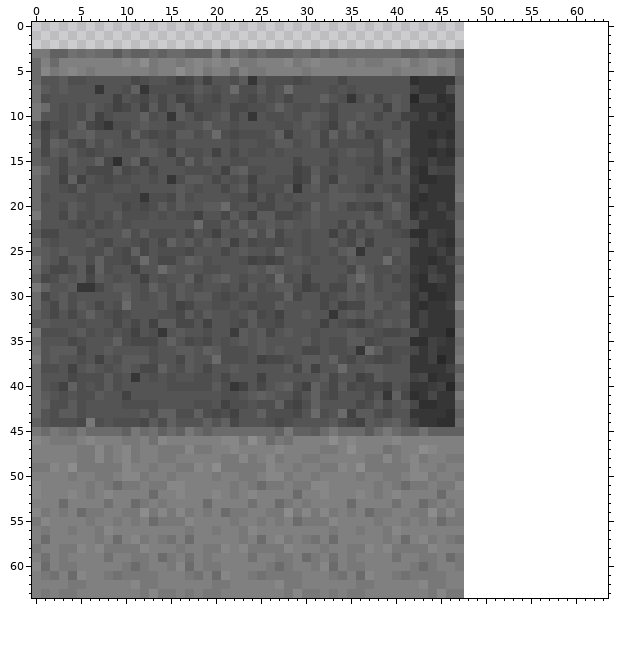
Pixel-art sprite: main/resources/worlds/roof_tilesheet.png. Above, as it was before the edit.
The file is 48x64 pixels. Colours within 5 levels of each other are drawn and written as one. The old version is drawn lined up with the new one, on the new canvas.
Now the later version:
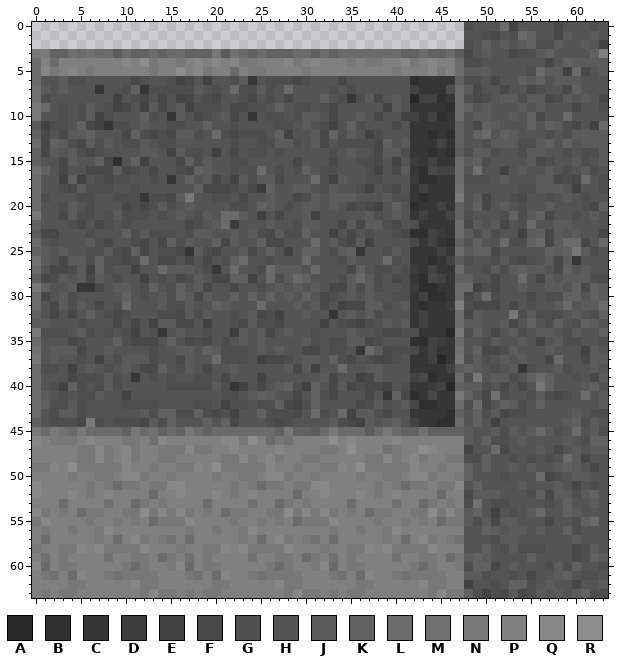
Palette (. is transparent): A #282828  B #2f2f2f  C #363636  D #3c3c3c  E #424242  F #484848  G #4e4e4e  H #545454  J #5b5b5b  K #616161  L #6b6b6b  M #717171  N #787878  P #808080  Q #878787  R #8d8d8d
Difference:
canvas 48x64 -> 64x64
y 0: x 48..63 ................ -> GHHHLEHHHHFHHHGH
y 1: x 48..63 ................ -> HHGFHGLKHHFJHHJH
y 2: x 48..63 ................ -> GHKHJHJKGGJHHJHE
y 3: x 48..63 ................ -> FHJHHFGGJKHHHHKP
y 4: x 48..63 ................ -> GGHHHHHHHFHKJJJJ
y 5: x 48..63 ................ -> JJJHHHHGLJJELFHJ
y 6: x 48..63 ................ -> GGHFHHKJKHJJJHHH
y 7: x 48..63 ................ -> JFHHFHHFGHHFKHHH
y 8: x 48..63 ................ -> GFGHJJGJJFGJHJHF
y 9: x 48..63 ................ -> KHJHHHJHJHHHFHHG
y 10: x 48..63 ................ -> HJJHHJHKFHHLHHHH
y 11: x 48..63 ................ -> HFKJHHHKHKJGFHEL
y 12: x 48..63 ................ -> HKLHKJHHHGHGJJJJ
y 13: x 48..63 ................ -> HHGJJJGGJKHKHJJJ
y 14: x 48..63 ................ -> GJJGHHGJJHHGHGGJ
y 15: x 48..63 ................ -> JKGHHHHJFGHHJGHJ
y 16: x 16..19 HGGG -> GFKJ; x 21..23 EJK -> HGH; x 25 G -> L; x 27 H -> G; x 29..31 EFJ -> GKH; x 48..63 ................ -> HMHHEHJHHJHGHJGH
y 17: x 16..19 GJJH -> HKHJ; x 22..31 GHEHHGGEFK -> EJGJJFHHHL; x 48..63 ................ -> GGGHJHHHJJFGFLHG
y 18: x 16 J -> H; x 18..20 GHH -> KFF; x 22..23 HJ -> GH; x 25..31 GGGJCHJ -> DKHHJJH; x 48..63 ................ -> HHHHHHGGJJJHEHHG
y 19: x 17 G -> N; x 20..24 HHGGE -> GGHFH; x 26 F -> J; x 28..31 GHHH -> HFGJ; x 48..63 ................ -> HJFHHGFHHGHJHGHH
y 20: x 16..17 JH -> HJ; x 19..21 JJL -> HHH; x 23 H -> G; x 25..26 FF -> KJ; x 28..31 HFGK -> GHJJ; x 48..63 ................ -> HKFHJHGHHJHHHGFK
y 21: x 16..19 GGEH -> JHGJ; x 21..26 FJGEJJ -> LLJHEH; x 28..31 FGHJ -> HHJE; x 48..63 ................ -> GHHHGKGJKFHHGHJH
y 22: x 17..23 HLGGJGK -> FGHJLDH; x 28..30 JHH -> HGJ; x 48..63 ................ -> FJHJFHGLHHJJHHHH
y 23: x 17..20 FHGE -> GJJH; x 22 H -> J; x 24 K -> J; x 26..30 KFHHG -> FJGGK; x 48..63 ................ -> JGJGHHEJKFJHJHHF
y 24: x 16 H -> G; x 18..22 GJHJE -> HHKFJ; x 24..26 FGG -> HKF; x 28 G -> H; x 30..31 GH -> HL; x 48..63 ................ -> HKHHLGGKLFJLLFHL
y 25: x 16..21 GFHHHF -> FCJGFH; x 24 H -> F; x 26..28 GKH -> KHE; x 30..31 GH -> KK; x 48..63 ................ -> JKKFHHHHHKJKNJGH
y 26: x 17..19 KJG -> FHF; x 21..27 HHGEFEF -> GKLHHGH; x 29..31 JHG -> HLH; x 48..63 ................ -> GHHGJGFGHJFJCHHH
y 27: x 16..17 HH -> JJ; x 20 G -> C; x 22 H -> L; x 24..26 JHK -> HGL; x 28..31 HHGH -> JJHL; x 48..63 ................ -> HHGJGJKJJHFKHJHH
y 28: x 16..18 HKF -> FGJ; x 20..24 JKHGH -> FFKKE; x 26..30 GLGHE -> LGJLK; x 48..63 ................ -> KHHFHHLHFJHJJJGG
y 29: x 16 J -> K; x 18..19 GH -> JF; x 21..24 GHFJ -> HFHH; x 28..31 JGEF -> HJHJ; x 48..63 ................ -> LEGFHHJHHJJHKFKJ
y 30: x 16..18 JHJ -> KJF; x 20..22 GFG -> HHK; x 24..30 HGGGKFH -> KHKHJHK; x 48..63 ................ -> FHLGHHHFHGGKKHKJ
y 31: x 16..17 EF -> GJ; x 20..21 GG -> KJ; x 23..27 GFGGJ -> HHLHH; x 29 H -> J; x 31 H -> J; x 48..63 ................ -> GFFFHFHGHHJLHJJL
y 32: x 48..63 ................ -> FJHHHNGJGGGHJHGK
y 33: x 48..63 ................ -> JJHHJFHKHGKHGKJH
y 34: x 48..63 ................ -> GKHFHJGHJJHGJHHK
y 35: x 48..63 ................ -> HHGJHHJHEHJGGHHG
y 36: x 48..63 ................ -> HKFFGJHHHJHHHEJH
y 37: x 48..63 ................ -> GJGHJHJHHFLHHFJJ
y 38: x 48..63 ................ -> KJHGHJCGHHJGHHJH
y 39: x 48..63 ................ -> GNHJJGHKLKHHGHFJ
y 40: x 48..63 ................ -> JJGHFHFHNKHHHJKH
y 41: x 48..63 ................ -> KHFMGHHGJGFGHLHJ
y 42: x 48..63 ................ -> GLFHKJGHKHHHHHHJ
y 43: x 48..63 ................ -> HKGJFGGHHHHHJHGG
y 44: x 48..63 ................ -> HKHEHHHHHHHJKGJH
y 45: x 48..63 ................ -> JHHJGJHJLJGHLHJG
y 46: x 48..63 ................ -> JHKGGHJHHHHJHGKK
y 47: x 48..63 ................ -> EHHLFHHHJHFHJHJJ
y 48: x 48..63 ................ -> GGKHHGHGHGHLJFHH
y 49: x 48..63 ................ -> KHKHHJHJHHJKJHFH
y 50: x 48..63 ................ -> KHHHGHHHLFGHJJHH
y 51: x 48..63 ................ -> HKHHHHJHHHJHFHGH
y 52: x 48..63 ................ -> FJJJHHHGKFJJGJKH
y 53: x 48..63 ................ -> GMHGGHHHHGHKHHJH
y 54: x 48..63 ................ -> JKHEHGHJLHHKJHHH
y 55: x 48..63 ................ -> JGJFJJHHHFHHGKLH
y 56: x 48..63 ................ -> HHKJHJJHJHHKGHHH
y 57: x 48..63 ................ -> HHHGJJHHHHHHJHHH
y 58: x 48..63 ................ -> HHKHGJGGGHHHFGJH
y 59: x 48..63 ................ -> JKJHHHHKHHHHFGKJ
y 60: x 48..63 ................ -> GKKFHJHHHGJGKHHG
y 61: x 48..63 ................ -> JJGHHGHFHHJKHGGH
y 62: x 48..63 ................ -> EHHGHKKGHJHHFHHJ
y 63: x 48..63 ................ -> KGEGFJFGJHJHJKGG
Changed places in both pictures, as pixel boxes (x1, y1, x2, y2):
added: (464, 22, 608, 598)
changed: (176, 166, 320, 310)
